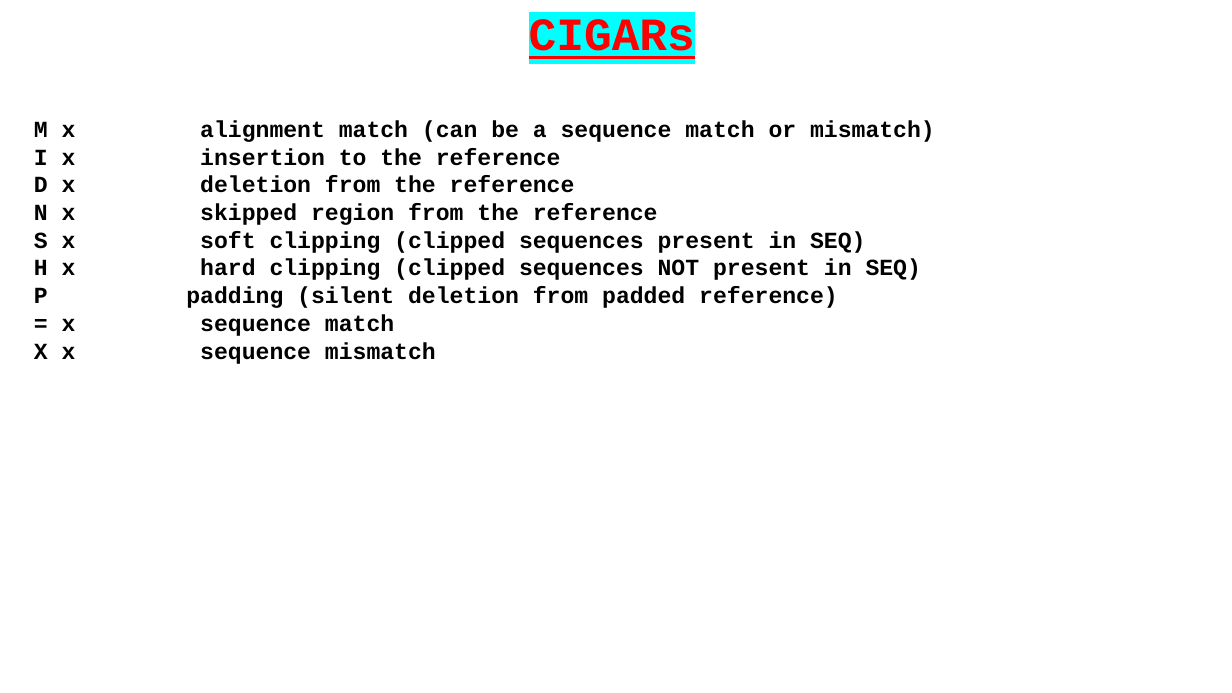
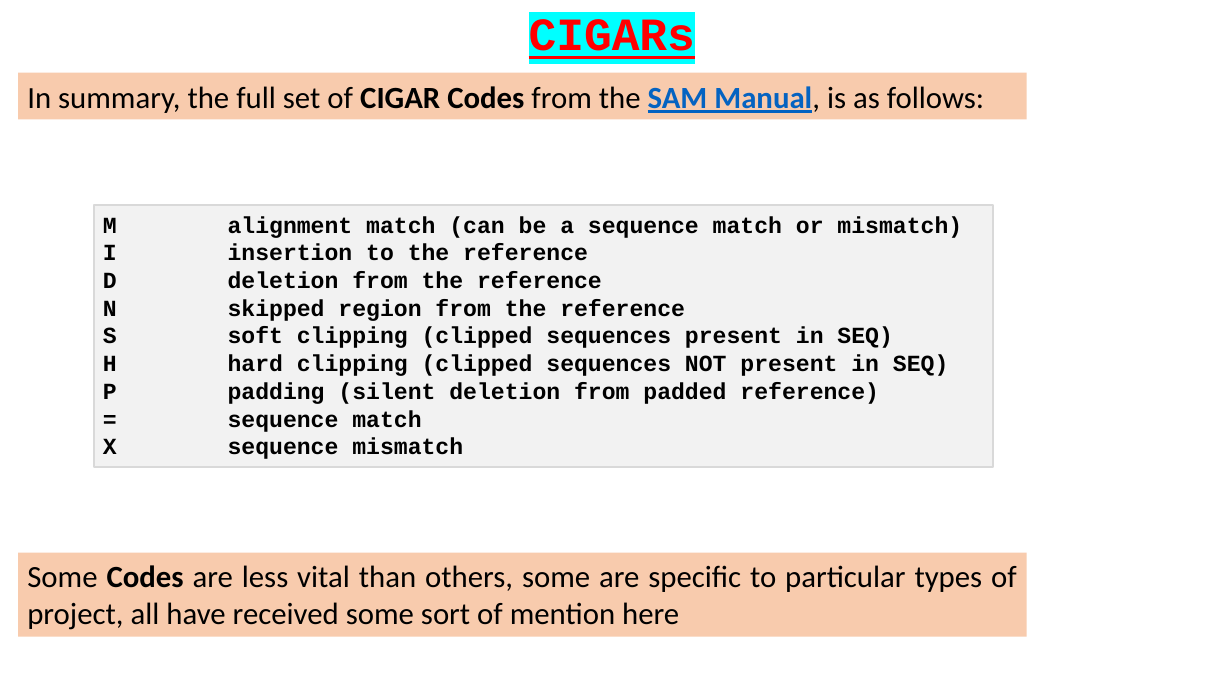
Before and after one commit to BioinformaticsTraining/Introduction-to-Bioinformatics, a slide deck: slide 19 of Flip Presentations/NGS_Intro/02-CIGARS/02-CIGARS.pptx (slide 39 before the commit). Drawn at 1232x693 pixels with LibreOffice and Linux fonts; fonts in the diff are those of the drawing. Boxes give left, top, right and bottom in pixels: in the first picture for what was removed or moved away, otherwise in the second. Text is boxed around its words. In the diff, an @@ line names an element or a change of style, - is before the commit and + after.

```diff
--- a/Flip Presentations/NGS_Intro/02-CIGARS/02-CIGARS.pptx
+++ b/Flip Presentations/NGS_Intro/02-CIGARS/02-CIGARS.pptx
@@ rectangle added at (x1=18, y1=73, x2=1027, y2=119), fill #F8CBAD, 24 pt, text #000000 @@
+In summary, the full set of CIGAR Codes from the SAM Manual, is as follows:
@@ rectangle "M alignment match (can be ..." resized from (x1=34, y1=120, x2=935, y2=364) to (x1=94, y1=205, x2=994, y2=467) @@
@@ rectangle "M alignment match (can be ..." at (x1=94, y1=205, x2=994, y2=467): fill none to #F2F2F2; outline none to #D9D9D9 1.5 pt @@
@@ text in rectangle at (x1=103, y1=216, x2=962, y2=376): text changed @@
-M x alignment match (can be a sequence match or mismatch)
-I x insertion to the reference
-D x deletion from the reference
-N x skipped region from the reference
-S x soft clipping (clipped sequences present in SEQ)
-H x hard clipping (clipped sequences NOT present in SEQ)
+M alignment match (can be a sequence match or mismatch)
+I insertion to the reference
+D deletion from the reference
+N skipped region from the reference
+S soft clipping (clipped sequences present in SEQ)
+H hard clipping (clipped sequences NOT present in SEQ)
@@ text in rectangle at (x1=228, y1=410, x2=463, y2=459): text changed @@
-= x sequence match
-X x sequence mismatch
+= sequence match
+X sequence mismatch
@@ rectangle added at (x1=18, y1=553, x2=1027, y2=637), fill #F8CBAD, 24 pt, text #000000 @@
+Some Codes are less vital than others, some are specific to particular types of project, all have received some sort of mention here
```
Also in this commit, not shown: 2 other slides changed, 20 slides removed.
